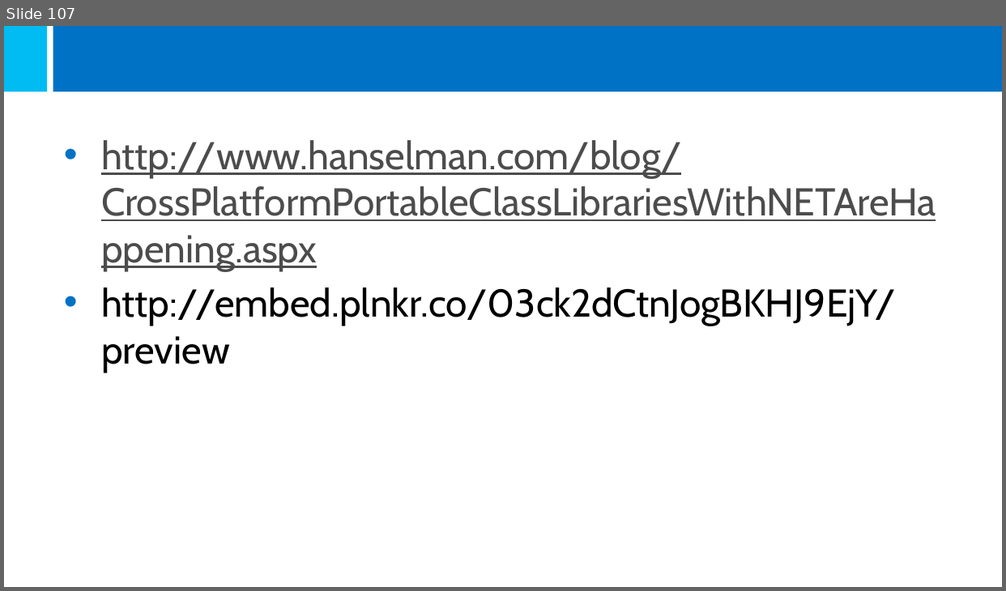
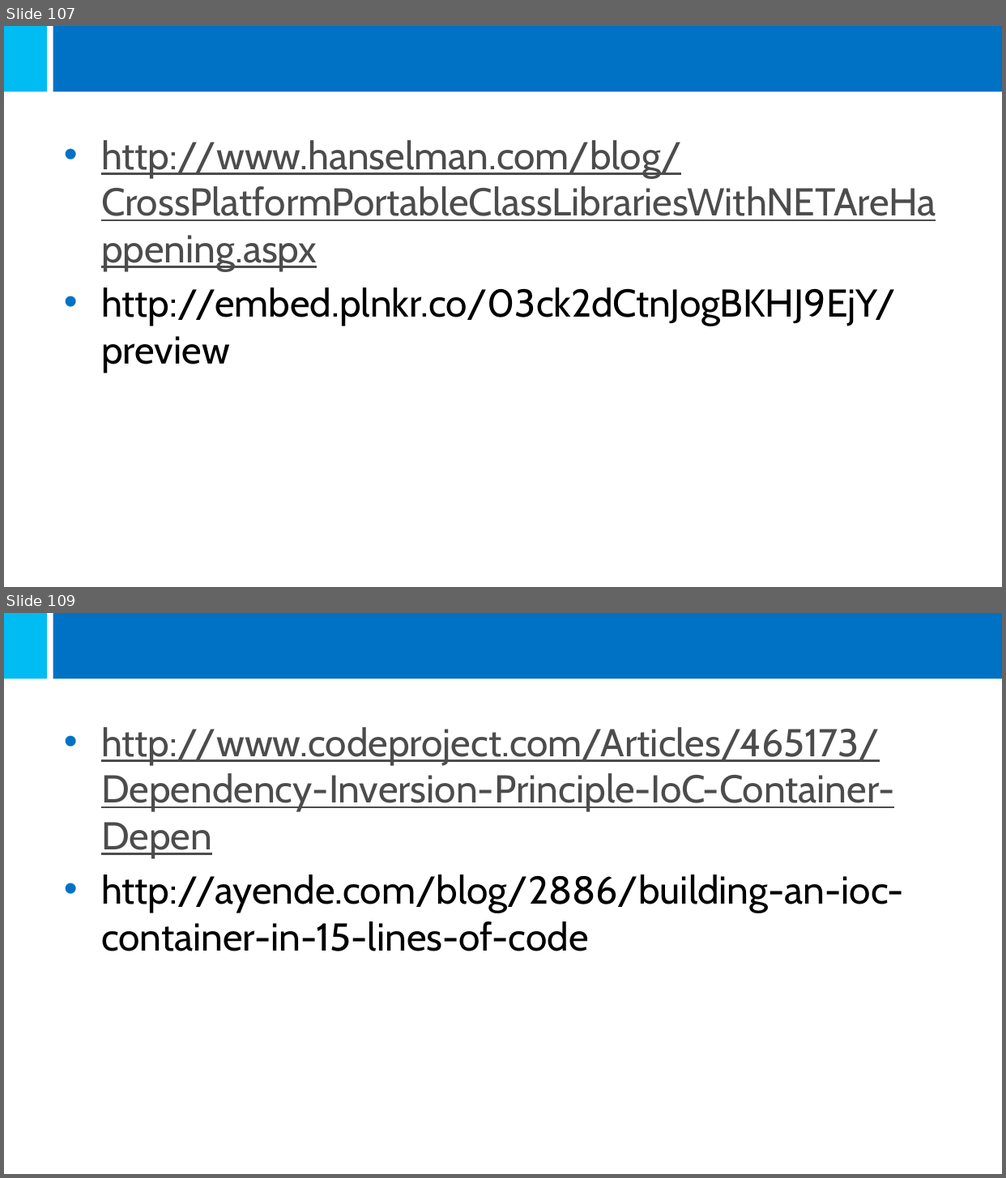
Before and after one commit to jmmortega/CSharpCourse, a slide deck: StudentPresentation.pptx. Shown one above the other, each under a label of ours: slide 107 before the commit, slides 107 and 109 after it; the slides between them are not shown. The pictures are 1006x591 and 1006x1178 pixels, drawn with LibreOffice and Linux fonts; fonts in the diff are those of the drawing. Boxes give left, top, right and bottom in pixels: in the first picture for what was removed or moved away, otherwise in the second. Text is boxed around its words. In the diff, an @@ line names an element or a change of style, - is before the commit and + after.

```diff
--- a/StudentPresentation.pptx
+++ b/StudentPresentation.pptx
@@ slide 109 added at bbox=[4, 613, 1002, 1174], background #FFFFFF; not listed: 2 template elements that a slide beside it also shows @@
@@ text added at bbox=[101, 727, 903, 952], 28 pt, text #4C4C4C, underline @@
+• http://www.codeproject.com/Articles/465173/Dependency-Inversion-Principle-IoC-Container-Depen
+• http://ayende.com/blog/2886/building-an-ioc-container-in-15-lines-of-code
```
Also in this commit, not shown: 1 slide changed, 34 other slides added, 7 other files.
